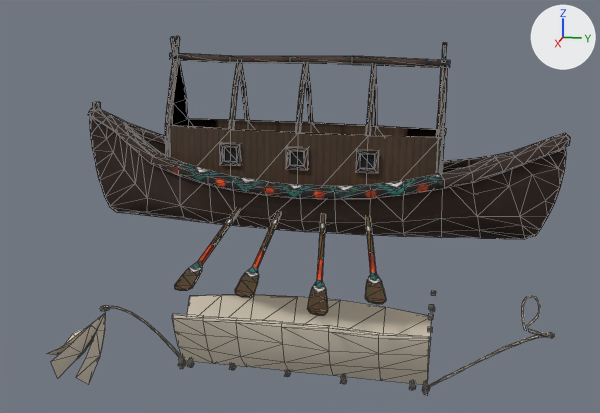
The glTF model public/assets/unit-models/184-arrowcanoe.glb as it was, and as the next commit left it.
One viewpoint serves both versions: a camera (50 mm lens) standing at (11.38, 2.11, 3.06) and looking at (-0.07, -0.18, 0.2). The axes (+X, +Y, +Z) are drawn at upper right. The lights are the same throughout. The older version comes first. Mesh edges are drawn as thin lines. Vertices at exactly the same position are counted once.
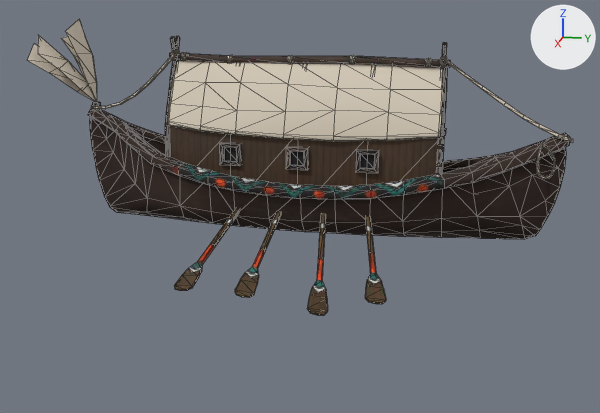
Boxes (x1, y1, x2, y2) around the edits, measured in the pictures (600 x 413 px; the box of a moved part takes in the faces that stretch with it):
'Mesh_0', reshaped (17% shorter)
    before: (47, 36, 570, 395)
    after: (27, 19, 573, 316)
part 1 of me_mesh_0, moved or reshaped
    before: (172, 295, 432, 384)
    after: (168, 60, 443, 141)
part 2 of me_mesh_0, moved or reshaped
    before: (47, 312, 106, 384)
    after: (27, 19, 97, 103)
part 3 of me_mesh_0, moved or reshaped
    before: (427, 329, 554, 388)
    after: (445, 60, 573, 143)
part 4 of me_mesh_0, moved or reshaped
    before: (100, 305, 184, 362)
    after: (91, 53, 175, 109)
part 5 of me_mesh_0, moved or reshaped
    before: (340, 376, 346, 384)
    after: (349, 55, 354, 64)
part 6 of me_mesh_0, moved or reshaped
    before: (409, 382, 416, 390)
    after: (425, 59, 433, 67)
part 7 of me_mesh_0, moved or reshaped
    before: (409, 382, 415, 390)
    after: (426, 58, 431, 67)
part 8 of me_mesh_0, moved or reshaped
    before: (422, 382, 428, 391)
    after: (440, 59, 445, 68)
part 9 of me_mesh_0, moved or reshaped
    before: (522, 295, 540, 330)
    after: (537, 143, 555, 179)
part 10 of me_mesh_0, moved or reshaped
    before: (428, 291, 436, 330)
    after: (437, 136, 444, 167)

The change, as a diff of the scene's bpy script:
```diff
--- a/public/assets/unit-models/184-arrowcanoe.glb.py
+++ b/public/assets/unit-models/184-arrowcanoe.glb.py
@@ me_mesh_0 @@
 # used by ob_mesh_0; location = (0.0, 0.0, 0.0)
-me_mesh_0.from_pydata(...)  # 1568 vertices, 2694 faces; spans x -2.62..2.64, y -4.16..3.47, z -2.81..2.59
+me_mesh_0.from_pydata(...)  # 1568 vertices, 2694 faces; spans x -2.62..2.64, y -4.09..3.51, z -0.42..2.83
+# me_mesh_0 part 1: the loose piece of 98 vertices spanning x -0.59..0.58, y -2.01..1.75, z -2.38..-1.35 is multiplied about its middle by the matrix ((-1.0, 0.0, 0.0), (0.0, 1.0, -0.028), (0.0, -0.028, -1.0)), then moved by (0.01, 0.05, 3.65)
+# me_mesh_0 part 2: the loose piece of 37 vertices spanning x -0.58..0.7, y -4.16..-3.25, z -2.81..-1.62 is multiplied about its middle by the matrix ((-1.0, 0.0, 0.0), (0.0, 1.0, -0.028), (0.0, -0.028, -1.0)), then moved by (-0.11, 0.06, 4.45)
+# me_mesh_0 part 3: the loose piece of 36 vertices spanning x -0.13..0.13, y 1.74..3.47, z -2.46..-1.35 is scaled about its middle by (-1, 0.983, -1.04), then moved by (0.0, 0.05, 3.66)
+# me_mesh_0 part 4: the loose piece of 36 vertices spanning x -0.08..0.09, y -3.33..-2.0, z -2.39..-1.53 is scaled about its middle by (-1, 1.02, -0.955), then moved by (0.0, 0.05, 3.92)
+# me_mesh_0 part 5: the loose piece of 8 vertices spanning x -0.06..0.06, y 0.46..0.53, z -2.45..-2.34 is scaled about its middle by (-1, 0.959, -1.01), then moved by (0.0, 0.07, 4.7)
+# me_mesh_0 part 6: the loose piece of 8 vertices spanning x -0.06..0.06, y 1.48..1.57, z -2.45..-2.34 is scaled about its middle by (-1, 1.03, -0.985), then moved by (0.0, 0.07, 4.67)
+# me_mesh_0 part 7: the loose piece of 8 vertices spanning x -0.06..0.06, y 1.48..1.56, z -2.46..-2.34 is scaled about its middle by (-1, 0.959, -1.01), then moved by (0.0, 0.07, 4.68)
+# me_mesh_0 part 8: the loose piece of 8 vertices spanning x -0.06..0.06, y 1.67..1.74, z -2.46..-2.34 is scaled about its middle by (-1, 0.953, -1.01), then moved by (0.0, 0.07, 4.67)
+# me_mesh_0 part 9: the loose piece of 30 vertices spanning x -0.24..-0.02, y 3.02..3.26, z -1.43..-0.97 is scaled about its middle by (-1, 0.982, -1), then moved by (0.25, 0.03, 2.23)
+# me_mesh_0 part 10: 72 of the vertices in x -0.43..0.43, y 1.73..1.79, z -1.38..-1.0 are scaled about their middle by (-1, 0.993, -1), then moved by (0.0, 0.03, 2.25)
+# other edits to the shape of me_mesh_0 do not show in these pictures
 me_mesh_0.materials.append(mat_material_0)
```
